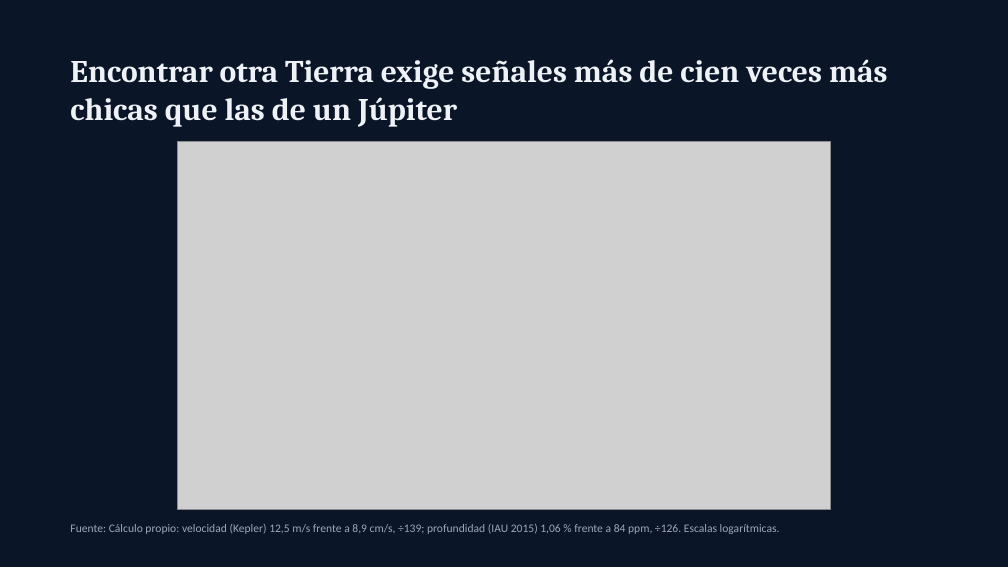
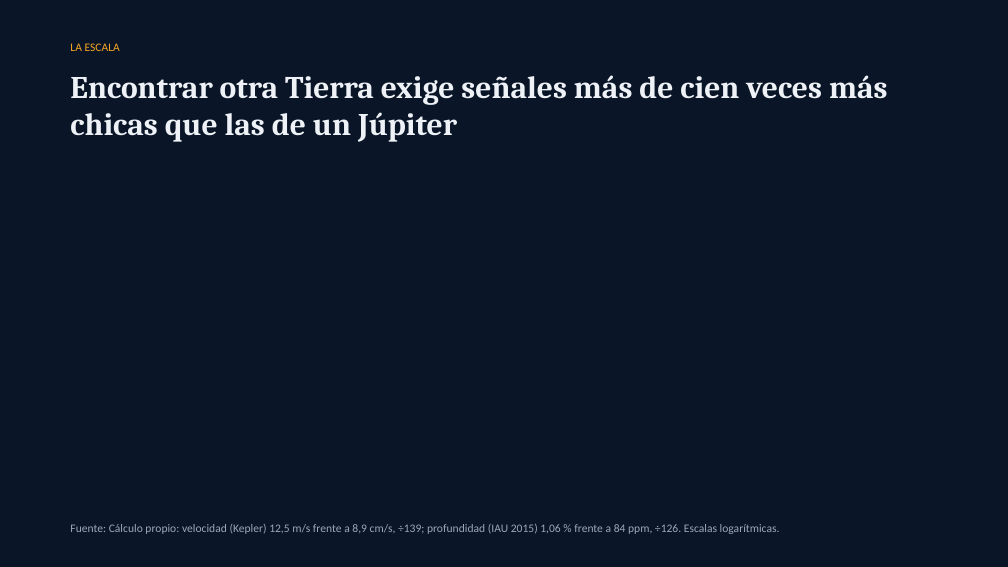
Before and after one commit to jpcastillo714/presentation-kit, a slide deck: slide 6 of examples/exoplanets/exoplanets.es.pptx. Drawn at 1008x567 pixels with LibreOffice and Linux fonts; fonts in the diff are those of the drawing; grey boxes stand for pictures; background and template pictures are left out. Boxes give left, top, right and bottom in pixels: in the first picture for what was removed or moved away, otherwise in the second. Text is boxed around its words. In the diff, an @@ line names an element or a change of style, - is before the commit and + after.

```diff
--- a/examples/exoplanets/exoplanets.es.pptx
+++ b/examples/exoplanets/exoplanets.es.pptx
@@ text added at [70,43,120,51], 11 pt, text #F5A623 @@
+LA ESCALA
@@ text "Encontrar otra Tierra exige señales ...": place and size @@
-text "Encontrar otra Tierra exige señales ..." at [70,59,888,127]
+text "Encontrar otra Tierra exige señales ..." at [70,75,888,142]
@@ picture removed at [178,142,831,510] @@
```
Also in this commit, not shown: 6 other slides changed, 50 other files.
